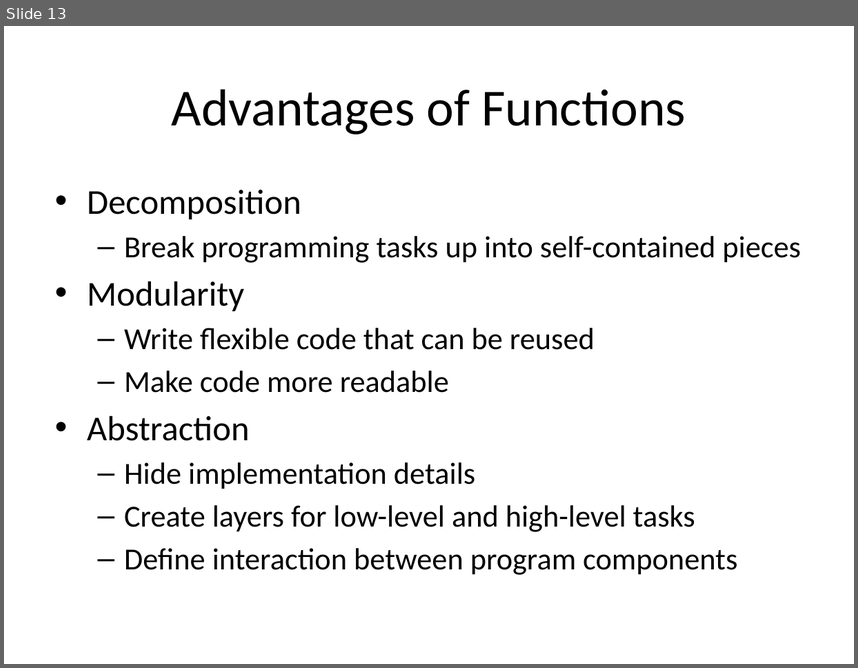
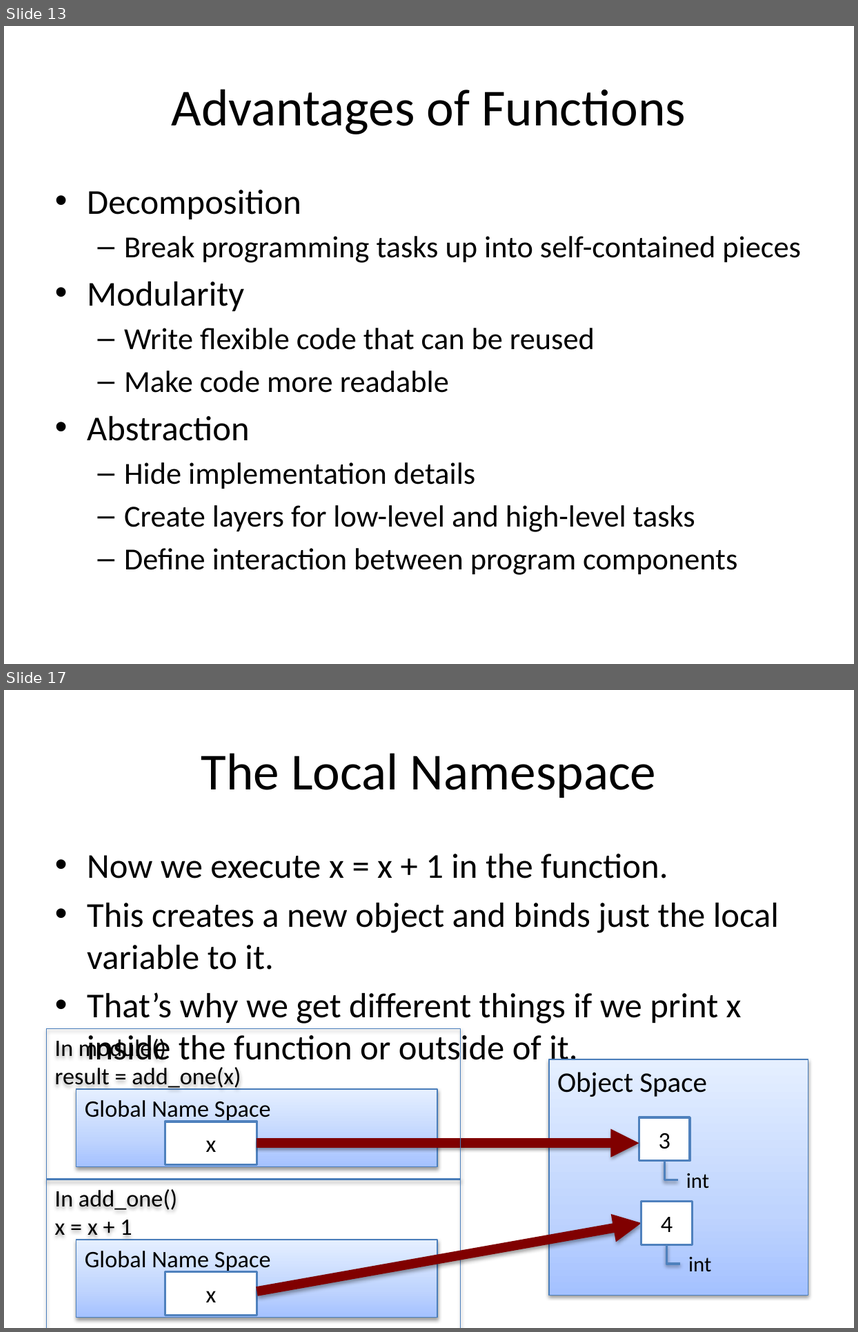
Before and after one commit to zengm71/Course-Overview, a slide deck: lesson_4/Functions.pptx. Shown one above the other, each under a label of ours: slide 13 before the commit, slides 13 and 17 after it; the slides between them are not shown. The pictures are 858x668 and 858x1332 pixels, drawn with LibreOffice and Linux fonts; fonts in the diff are those of the drawing. Boxes give left, top, right and bottom in pixels: in the first picture for what was removed or moved away, otherwise in the second. Text is boxed around its words. In the diff, an @@ line names an element or a change of style, - is before the commit and + after.

Commit message:
finished the functions lesson

```diff
--- a/lesson_4/Functions.pptx
+++ b/lesson_4/Functions.pptx
@@ slide 17 added at [4,690,854,1328], background #FFFFFF @@
@@ title added at [201,753,656,798], 44 pt, text #000000 @@
+The Local Namespace
@@ text added at [87,854,779,1068], 29.6 pt, text #000000 @@
+• Now we execute x = x + 1 in the function.
+• This creates a new object and binds just the local variable to it.
+• That’s why we get different things if we print x inside the function or outside of it.
@@ rectangle added at [47,1028,461,1180], outline #4B7EBC 0.75 pt, 20 pt, text #000000 @@
+In module()
+result = add_one(x)
@@ rectangle added at [549,1059,808,1294], fill gradient #A4C4FF to #BFD4FF to #E6EEFF, outline #4B7EBC 0.75 pt, 24 pt, text #000000 @@
+Object Space
@@ rectangle added at [76,1089,437,1166], fill gradient #A4C4FF to #BFD4FF to #E6EEFF, outline #4B7EBC 0.75 pt, 20 pt, text #000000 @@
+Global Name Space
@@ rectangle added at [165,1121,257,1164], fill #FFFFFF, outline #4F81BD 2 pt, 20 pt, text #000000 @@
+x
@@ rectangle added at [639,1116,690,1160], fill #FFFFFF, outline #4F81BD 2 pt, 20 pt, text #000000 @@
+3
@@ arrow added from (257, 1143) to (639, 1143), #800000 8 pt @@
@@ elbow line added from (664, 1160) to (678, 1180), #4F81BD 2 pt @@
@@ rectangle added at [47,1179,461,1328], outline #4B7EBC 0.75 pt, 20 pt, text #000000 @@
+In add_one()
+x = x + 1
@@ text added at [686,1173,709,1188], 18 pt, text #000000 @@
+int
@@ rectangle added at [642,1201,693,1244], fill #FFFFFF, outline #4F81BD 2 pt, 20 pt, text #000000 @@
+4
@@ arrow added from (257, 1291) to (642, 1223), #800000 8 pt @@
@@ rectangle added at [76,1239,437,1317], fill gradient #A4C4FF to #BFD4FF to #E6EEFF, outline #4B7EBC 0.75 pt, 20 pt, text #000000 @@
+Global Name Space
@@ elbow line added from (667, 1244) to (680, 1263), #4F81BD 2 pt @@
@@ text added at [688,1256,711,1272], 18 pt, text #000000 @@
+int
@@ rectangle added at [165,1272,257,1315], fill #FFFFFF, outline #4F81BD 2 pt, 20 pt, text #000000 @@
+x
```
Also in this commit, not shown: 1 slide changed, 5 other slides added, 3 slides removed, 7 other files.
